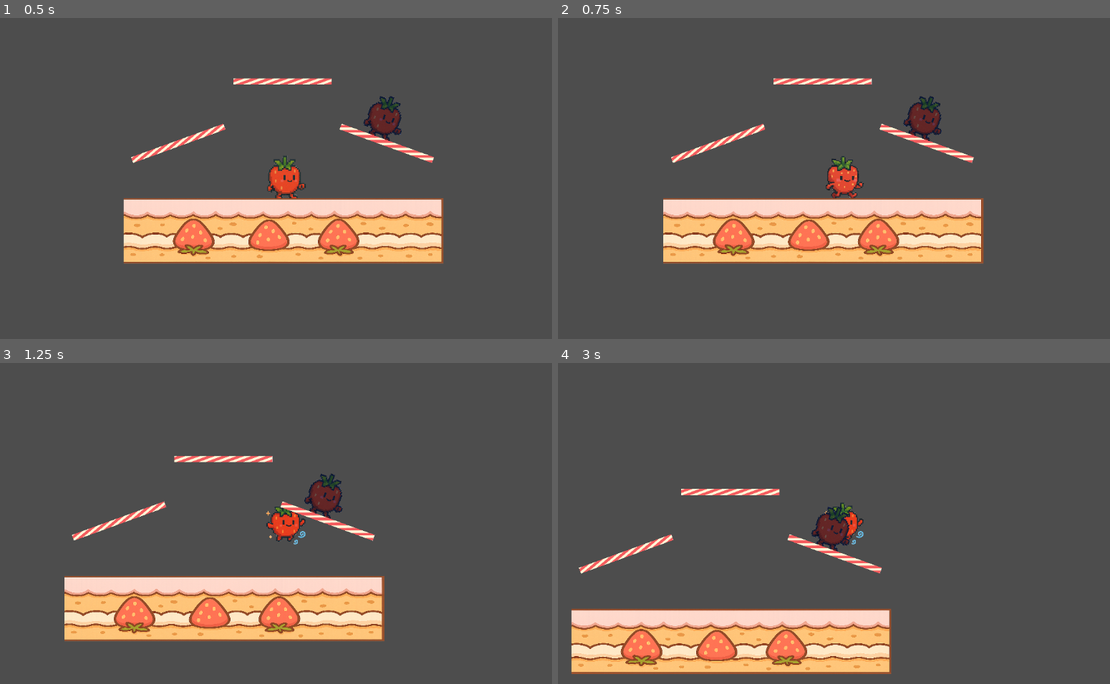
Above: before the commit, frames 1-4 (two rows, left to right).
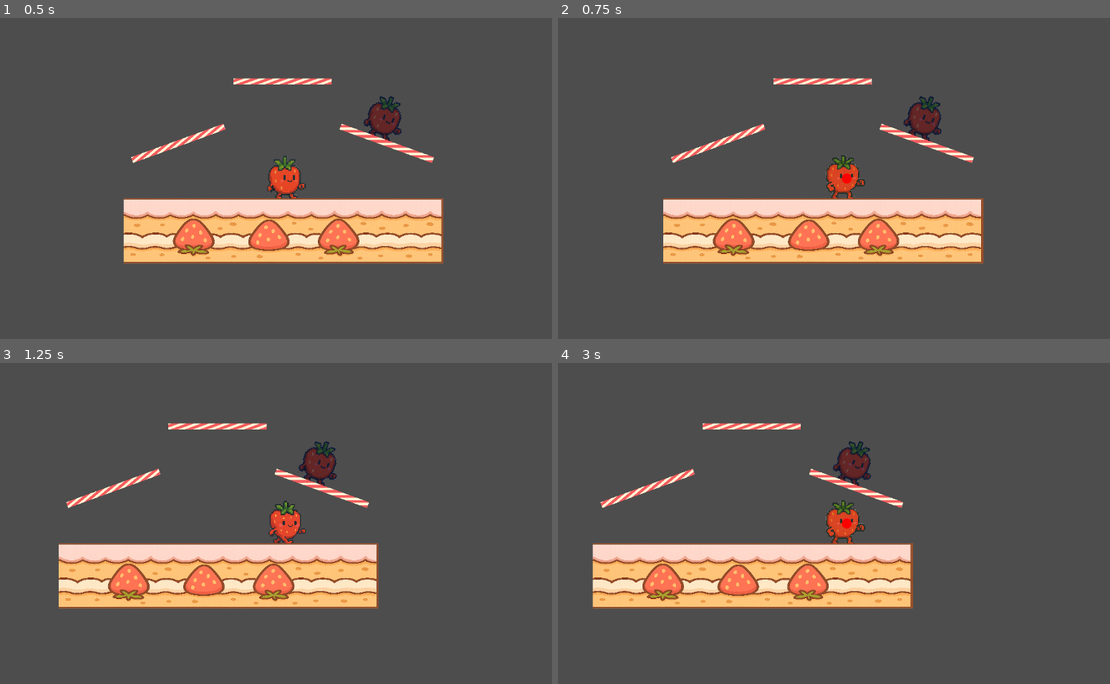
Above: after the commit, the same moments.

Repository: ktarrant/shortcake
Game: Godot game, scene res://scenes/main/Main.tscn
Same seed, same stepped clock (60 frames per second), same inputs: the game is played once before the commit and once after it.
Inputs:
- Up to frame 1 (0.5 s): no input
- Up to frame 2 (0.75 s): tap Enter at 0.5 s; hold Right (move_right) from 0.53 s (still down); tap D (attack) at 0.6 s
- Up to frame 3 (1.25 s): keep holding Right (move_right); tap Up (jump) at 0.77 s
- Up to frame 4 (3 s): tap D (attack) at 1.35, 2.1, 2.85 s; tap Up (jump) at 1.52 s; release Right (move_right) at 2.03 s; hold Left (move_left) 2.03-2.78 s; hold Right (move_right) from 2.78 s (still down)

Frame 1 is identical in both runs. In frame 2, 0.4% of the frame differs, in the area x 37-62%, y 34-57%; in frame 3, 19%; in frame 4, 27%, in the area x 2-65%, y 18-97%.

Commit message:
attack support

Diff:
--- a/scenes/main/Main.tscn
+++ b/scenes/main/Main.tscn
@@ -27,6 +27,7 @@
 position = Vector2(409, -464)
 is_dummy = true
 character_tint = Color(0.434715, 0.54436, 1, 1)
+player_id = 1
 
 [node name="Stage" type="Node2D" parent="."]
 position = Vector2(-4, -6)
--- a/scripts/Player.gd
+++ b/scripts/Player.gd
@@ -14,6 +14,7 @@
 @export var run_threshold := 0.70
 @export var jump_extend_max_time := 1.0
 @export var character_tint := Color(1, 1, 1)
+@export var player_id := 0
 
 @onready var sprite: AnimatedSprite2D = $AnimatedSprite2D
 @onready var overlap_area: Area2D = $OverlapArea
@@ -43,15 +44,7 @@
 		state.handle_input(self, input_dir)
 	state.physics_update(self, delta)
 
-	# intertia / gravity
-	if is_on_floor():
-		base_velocity.x = lerp(base_velocity.x, 0.0, 0.3)
-		if abs(base_velocity.x) < 5.0:
-			base_velocity.x = 0
-	else:
-		base_velocity.y += gravity * delta
-		base_velocity.y = clamp(base_velocity.y, -INF, 1200)
-		base_velocity.x = lerp(base_velocity.x, 0.0, 0.1)
+	_global_physics_process(delta)
 
 	state.update(self, delta)
 
@@ -60,16 +53,35 @@
 
 	state.update_animation(self)
 
+
+func _global_physics_process(delta):
+	# intertia / gravity
+	if is_on_floor():
+		var floor_normal = get_floor_normal()
+		var floor_direction = Vector2(-floor_normal.y, floor_normal.x)
+		base_velocity.x = lerp(base_velocity.x, 0.0, 0.3)
+		if abs(base_velocity.x) < 5.0:
+			base_velocity.x = 0
+		elif base_velocity.x > 0:
+			floor_direction = floor_direction.rotated(slope_walk_angle)
+		elif base_velocity.x < 0:
+			floor_direction = (-floor_direction).rotated(-slope_walk_angle)
+	else:
+		base_velocity.y += gravity * delta
+		base_velocity.y = clamp(base_velocity.y, -INF, 1200)
+		base_velocity.x = lerp(base_velocity.x, 0.0, 0.1)
+
 func get_movement_input() -> Vector2:
 	var stick := Vector2(
-		Input.get_joy_axis(0, JOY_AXIS_LEFT_X),
-		-Input.get_joy_axis(0, JOY_AXIS_LEFT_Y)
+		Input.get_joy_axis(player_id, JOY_AXIS_LEFT_X),
+		-Input.get_joy_axis(player_id, JOY_AXIS_LEFT_Y)
 	)
 	var keys := Vector2.ZERO
-	if Input.is_action_pressed("move_right"): keys.x += 1
-	if Input.is_action_pressed("move_left"): keys.x -= 1
-	if Input.is_action_pressed("move_down"): keys.y -= 1
-	if Input.is_action_pressed("move_up"): keys.y += 1
+	if player_id == 0:
+		if Input.is_action_pressed("move_right"): keys.x += 1
+		if Input.is_action_pressed("move_left"): keys.x -= 1
+		if Input.is_action_pressed("move_down"): keys.y -= 1
+		if Input.is_action_pressed("move_up"): keys.y += 1
 	var combined := stick + keys
 	return combined.normalized() if combined.length() > 0.2 else Vector2.ZERO
 
@@ -94,7 +106,8 @@
 func apply_damage(amount: int, knockback: Vector2):
 	percent += amount
 	base_velocity += knockback * (1 + percent / 100.0)
-	change_state(PlayerState.HitstunState.new())
+	# TODO: Put hit target into HitstunState only if damage is high enough
+	# change_state(PlayerState.HitstunState.new())
 
 func respawn(respawn_position: Vector2):
 	global_position = respawn_position
--- a/scripts/PlayerState.gd
+++ b/scripts/PlayerState.gd
@@ -1,5 +1,41 @@
 extends Node
 class_name PlayerState
+
+
+var attack_data := {
+	"neutral_attack": {
+		"animation": "neutral_attack",
+		"direction_func": func(player):
+			var n = player.get_floor_normal()
+			var dir = Vector2(-n.y, n.x).normalized()
+			return -dir if player.sprite.flip_h else dir,
+		"knockback": 200,
+		"damage": 10
+	},
+	"air_neutral_attack": {
+		"animation": "air_neutral_attack",
+		"direction_func": func(player): return (
+			Vector2(-1, 0)
+			if player.sprite.flip_h
+			else Vector2(1, 0)
+		),
+		"knockback": 150,
+		"damage": 6
+	},
+	"air_up_attack": {
+		"animation": "air_up_attack",
+		"direction_func": func(player): return Vector2(0, -1),
+		"knockback": 180,
+		"damage": 8
+	},
+	"air_down_attack": {
+		"animation": "air_down_attack",
+		"direction_func": func(player): return Vector2(0, 1),
+		"knockback": 220,
+		"damage": 12
+	}
+}
+
 
 func enter(player: Node) -> void:
 	pass
@@ -37,6 +73,8 @@
 			player.change_state(RunState.new())
 		elif Input.is_action_just_pressed("jump"):
 			player.change_state(JumpState.new())
+		elif Input.is_action_just_pressed("attack"):
+			player.change_state(AttackState.new("neutral_attack", player))
 		elif input_dir.y < -0.7 and player.get_floor_normal().y < -0.7 and not player.dropped_through_platform:
 			player.set_collision_mask_value(player.one_way_platform_layer, false)
 			player.dropped_through_platform = true
@@ -66,6 +104,8 @@
 	func handle_input(player: Node, input_dir: Vector2) -> void:
 		if Input.is_action_just_pressed("jump"):
 			player.change_state(JumpState.new())
+		elif Input.is_action_just_pressed("attack"):
+			player.change_state(AttackState.new("neutral_attack", player))
 		elif input_dir.y < -0.7 and player.get_floor_normal().y < -0.7 and not player.dropped_through_platform:
 			player.set_collision_mask_value(player.one_way_platform_layer, false)
 			player.dropped_through_platform = true
@@ -104,6 +144,7 @@
 	func physics_update(player: Node, delta: float) -> void:
 		super.physics_update(player, delta)
 
+
 class AirState:
 	extends PlayerState
 
@@ -120,6 +161,15 @@
 		if (Input.is_action_just_pressed("jump")
 			and player.jump_count < player.max_jumps):
 			player.change_state(JumpState.new())
+		elif Input.is_action_just_pressed("attack"):
+			var key := ""
+			if input_dir.y > 0.5:
+				key = "air_up_attack"
+			elif input_dir.y < -0.5:
+				key = "air_down_attack"
+			else:
+				key = "air_neutral_attack"
+			player.change_state(AttackState.new(key, player))
 		elif input_dir.y < -0.7 and not player.in_fast_fall:
 			player.base_velocity.y += player.fast_fall_burst
 			player.in_fast_fall = true
@@ -184,13 +234,14 @@
 	var knockback: float
 	var damage: int
 
-	func _init(_dir: Vector2, _knockback: float, _damage: int) -> void:
-		direction = _dir
-		knockback = _knockback
-		damage = _damage
-
-	func enter(player: Node) -> void:
-		player.sprite.play("neutral_attack")
+	func _init(_attack: String, _player: Player) -> void:
+		var data = attack_data[_attack]
+		_player.sprite.play(data["animation"])
+		direction = data["direction_func"].call(_player)
+		knockback = data["knockback"]
+		damage = data["damage"]
+
+	func enter(player: Node) -> void:
 		var attack = player.Attack.instantiate()
 		attack.attacker = player
 		attack.global_position = player.global_position + direction * 64
@@ -200,7 +251,13 @@
 
 	func update(player: Node, delta: float) -> void:
 		if not player.sprite.is_playing():
-			player.change_state(AirState.new())
+			if player.is_on_floor():
+				if player.get_movement_input().x != 0:
+					player.change_state(RunState.new())
+				else:
+					player.change_state(IdleState.new())
+			else:
+				player.change_state(AirState.new())
 
 
 class HitstunState:
